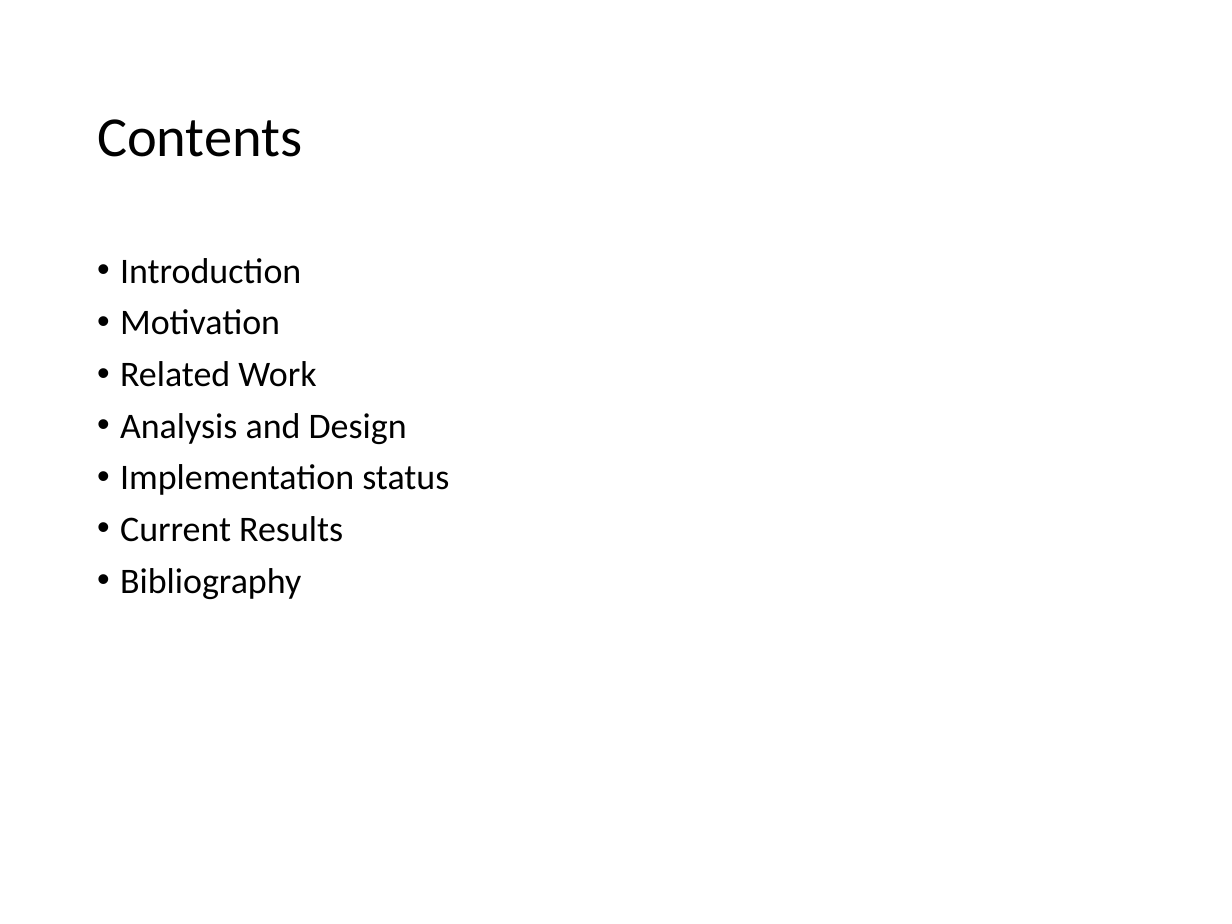
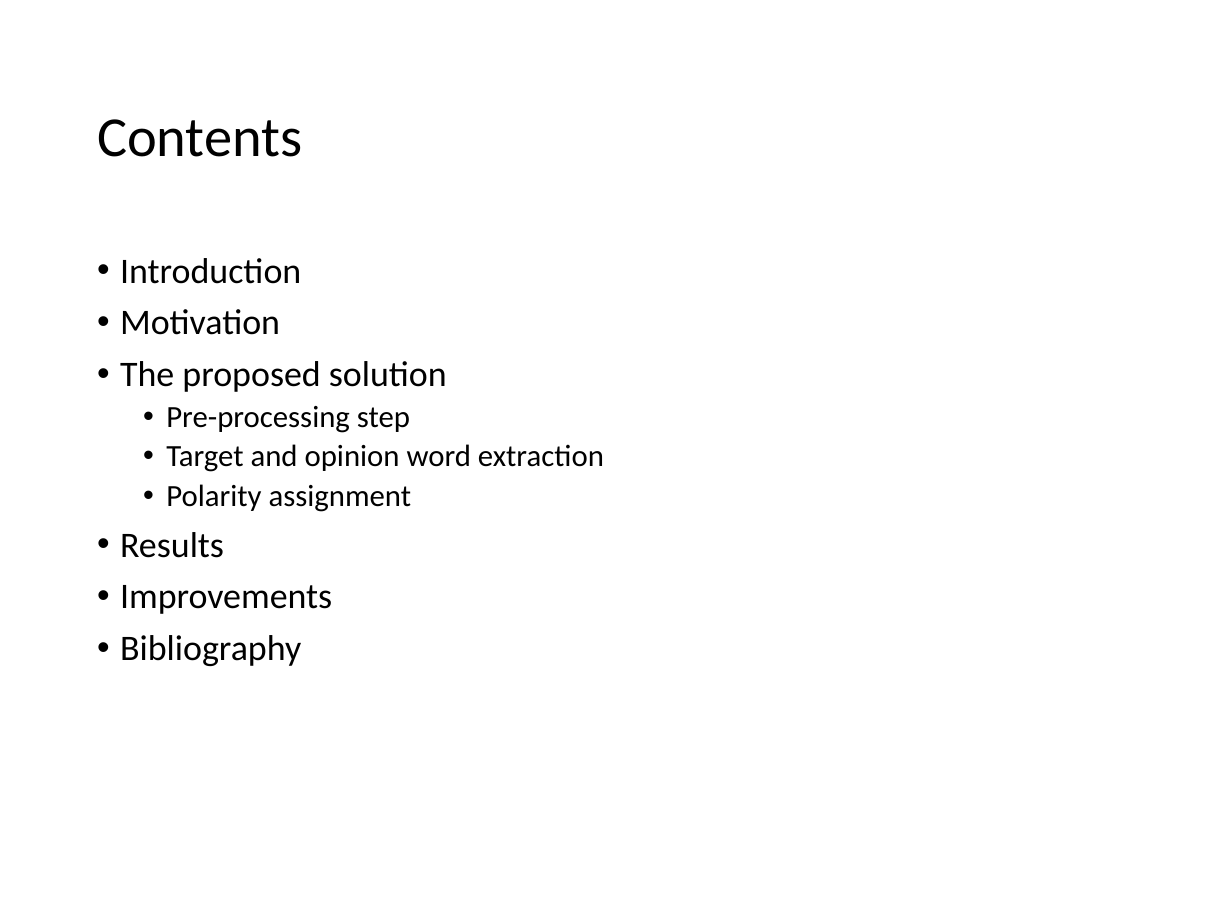
Before and after one commit to dariussuciu/unsupervised-sentiment-analysis, a slide deck: slide 2 of PEM_Presentation.pptx. Drawn at 1232x924 pixels with LibreOffice and Linux fonts; fonts in the diff are those of the drawing. Boxes give left, top, right and bottom in pixels: in the first picture for what was removed or moved away, otherwise in the second. Text is boxed around its words. In the diff, an @@ line names an element or a change of style, - is before the commit and + after.

Commit message:
Further progress on the presentation - skeleton and most of information present. Everyone needs to detail their steps. Results TBD

```diff
--- a/PEM_Presentation.pptx
+++ b/PEM_Presentation.pptx
@@ text at bbox=[120, 361, 604, 614]: text changed; size 21 to 18 pt @@
-• Related Work
-• Analysis and Design
-• Implementation status
-• Current Results
+• The proposed solution
+  • Pre-processing step
+  • Target and opinion word extraction
+  • Polarity assignment
+• Results
+• Improvements
```
Also in this commit, not shown: 19 other slides changed, 4 slides added, 4 slides removed.
